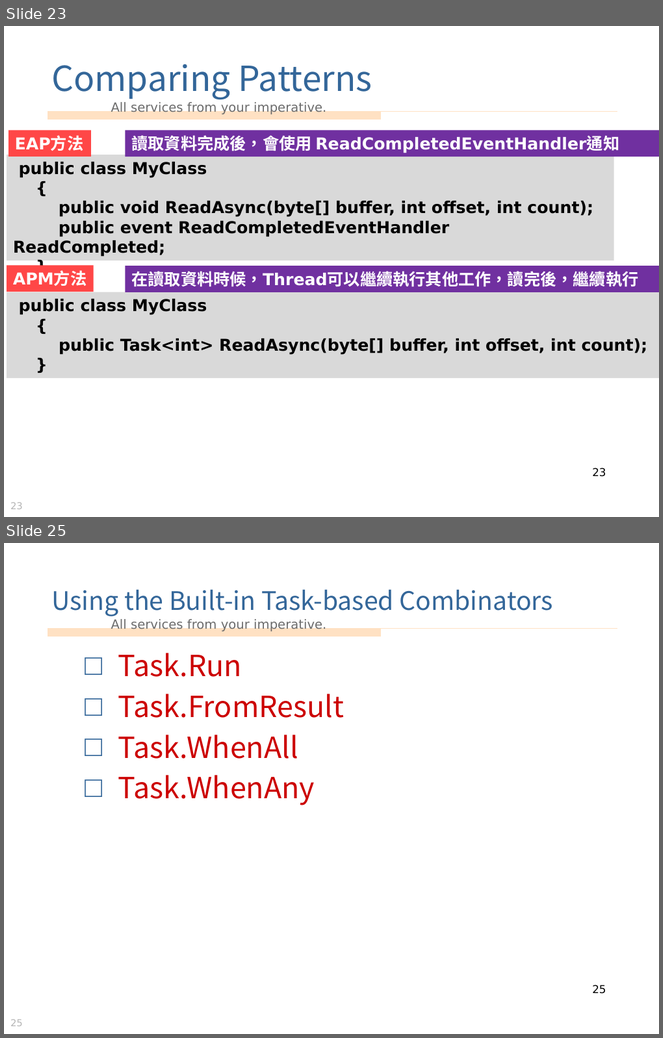
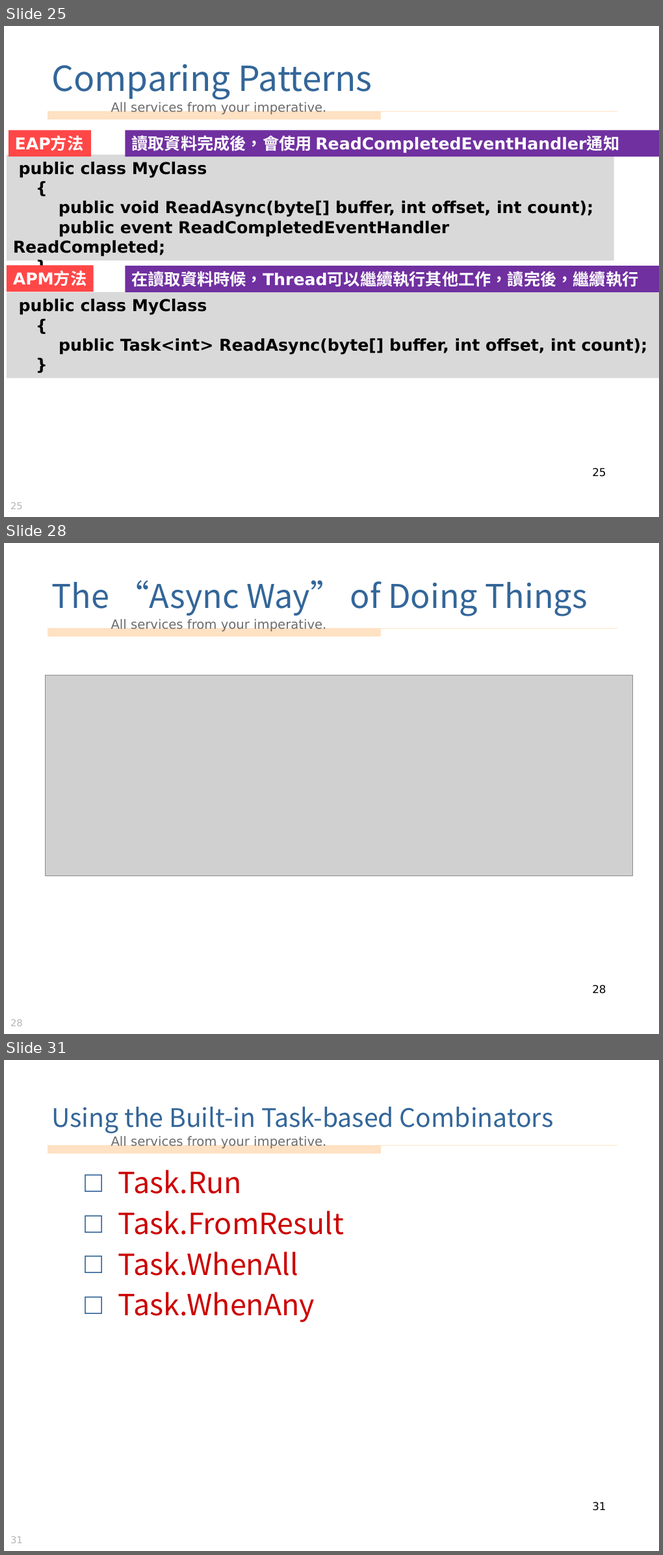
Before and after one commit to vulcanlee/Parallel_Asynchronous_Sample, a slide deck: 多執行緒處理和非同步處理.pptx. Shown one above the other, each under a label of ours: slides 23 and 25 before the commit, slides 25, 28 and 31 after it; the slides between them are not shown. The pictures are 663x1038 and 663x1555 pixels, drawn with LibreOffice and Linux fonts; fonts in the diff are those of the drawing; grey boxes stand for pictures; background and template pictures are left out. Boxes give left, top, right and bottom in pixels: in the first picture for what was removed or moved away, otherwise in the second. Text is boxed around its words. In the diff, an @@ line names an element or a change of style, - is before the commit and + after.

```diff
--- a/多執行緒處理和非同步處理.pptx
+++ b/多執行緒處理和非同步處理.pptx
@@ slide 28 added at (4,543,659,1034), background picture (left out); not listed: 4 template elements that a slide beside it also shows @@
@@ title added at (51,580,588,616), 36 pt, text #336699 @@
+The “Async Way” of Doing Things
@@ picture added at (46,676,633,876) @@
@@ page number added at (592,985,606,994), 12 pt, text #000000 @@
+28
@@ what was slide 23 is now slide 25 @@
@@ page number at (592,468,606,477): text changed @@
-23
+25
@@ page number at (10,502,23,510): text changed @@
-23
+25
@@ what was slide 25 is now slide 31 @@
@@ page number at (592,1502,606,1511): text changed @@
-25
+31
@@ page number at (10,1536,23,1544): text changed @@
-25
+31
```
Also in this commit, not shown: 4 slides changed, 5 other slides added, 2 other files.
